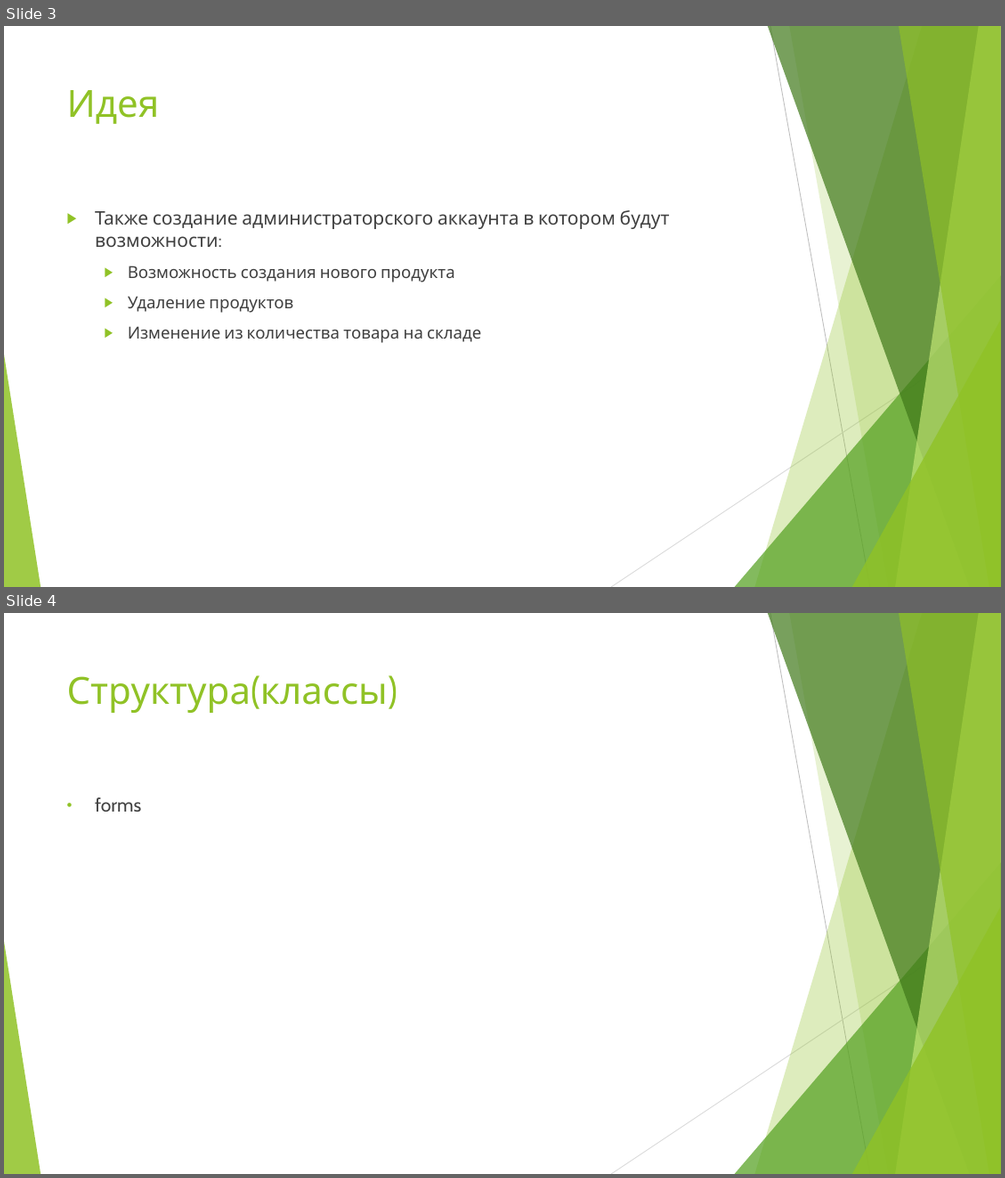
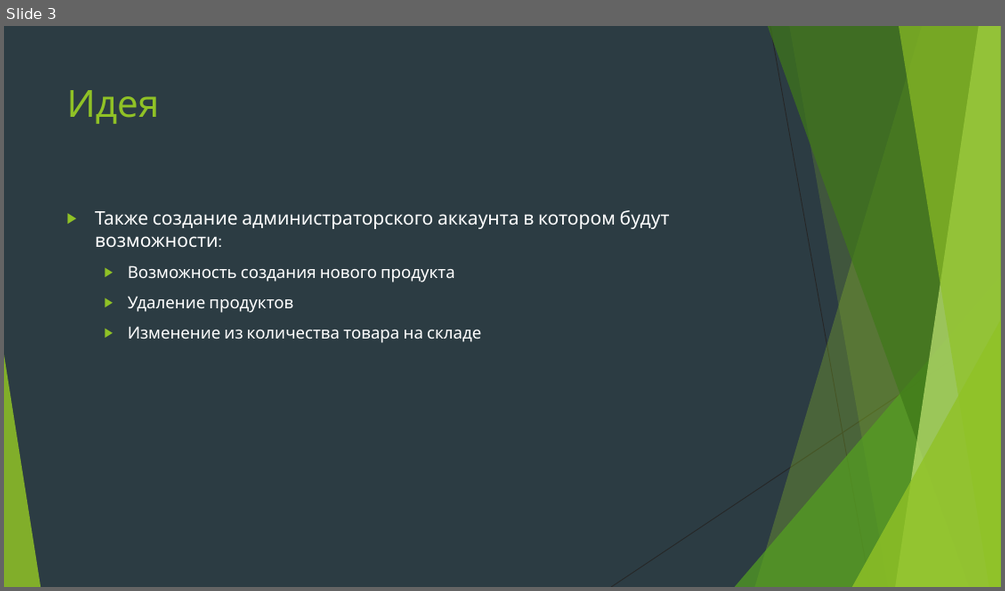
Before and after one commit to Neckto0/WEBproject, a slide deck: PythonWEBProject/ВЕБ сайт.pptx. Shown one above the other, each under a label of ours: slides 3 and 4 before the commit, slide 3 after it. The pictures are 1005x1178 and 1005x591 pixels, drawn with LibreOffice and Linux fonts; fonts in the diff are those of the drawing. Boxes give left, top, right and bottom in pixels: in the first picture for what was removed or moved away, otherwise in the second. Text is boxed around its words. In the diff, an @@ line names an element or a change of style, - is before the commit and + after.

```diff
--- a/PythonWEBProject/ВЕБ сайт.pptx
+++ b/PythonWEBProject/ВЕБ сайт.pptx
@@ slide 4 removed at (4, 613, 1001, 1174), background #FFFFFF; not listed: 10 template elements that a slide beside it also shows @@
@@ title removed at (67, 676, 388, 713) @@
-Структура(классы)
@@ text removed at (95, 797, 141, 811) @@
-• forms
@@ slide 3 changed as well @@
@@ background #FFFFFF to #2C3C43 @@
@@ line (770, 26) - (870, 587): stroke #BFBFBF 0.75 pt to #262626 0.75 pt @@
@@ text "Также создание администраторского аккаунта в ..." at (95, 210, 670, 343): text colour #404040 to #FFFFFF @@
@@ line (1001, 328) - (611, 587): stroke #D9D9D9 0.75 pt to #262626 0.75 pt @@
```
Also in this commit, not shown: 2 other slides changed, 3 slides added.
